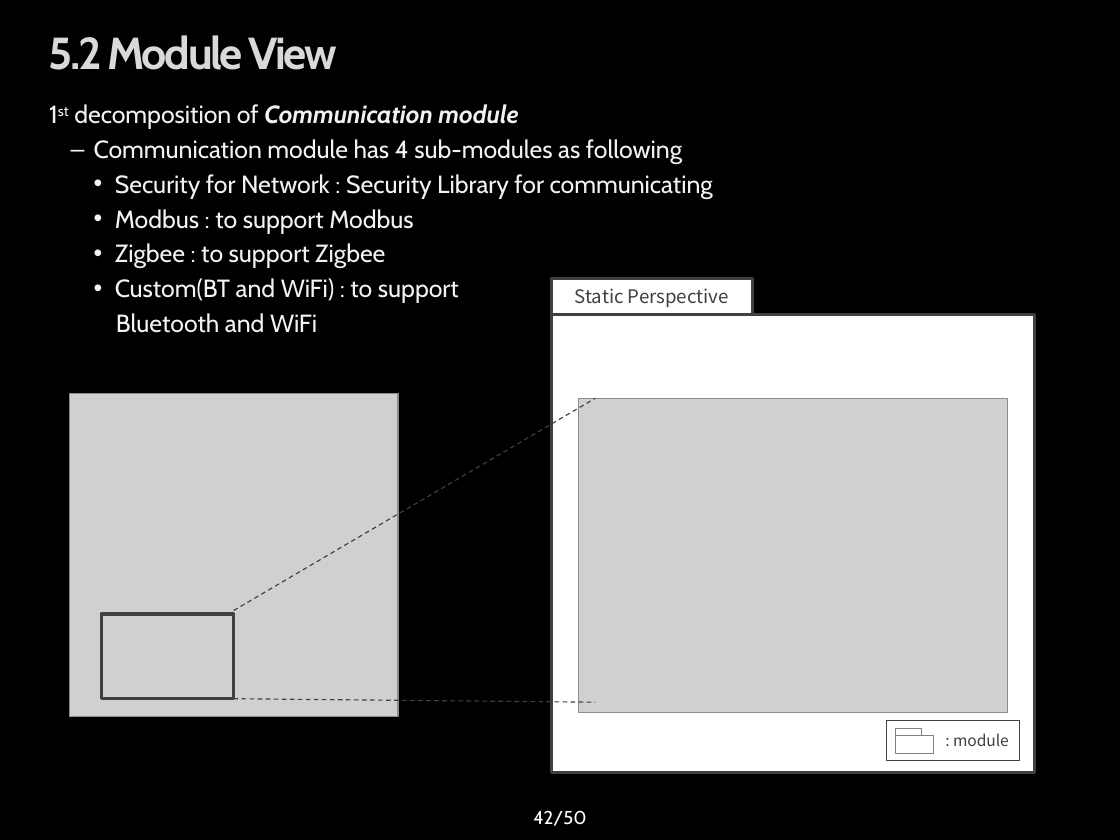
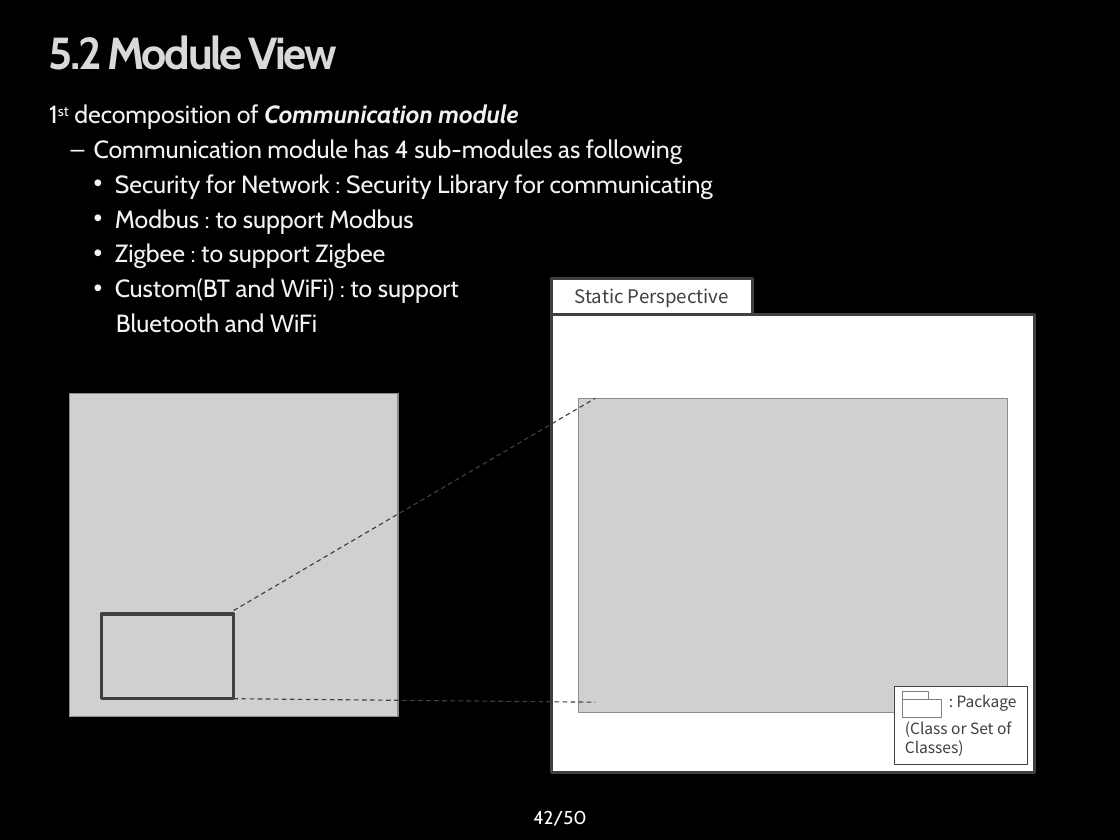
Before and after one commit to youkkwon/smarthome, a slide deck: slide 42 of doc/IoT System Initial Presentation_0609.pptx. Drawn at 1120x840 pixels with LibreOffice and Linux fonts; fonts in the diff are those of the drawing; grey boxes stand for pictures; background and template pictures are left out. Boxes give left, top, right and bottom in pixels: in the first picture for what was removed or moved away, otherwise in the second. Text is boxed around its words. In the diff, an @@ line names an element or a change of style, - is before the commit and + after.

Commit message:
Update notation module to package
From Moduel to Pacakge(Class or Set of Classes)

```diff
--- a/doc/IoT System Initial Presentation_0609.pptx
+++ b/doc/IoT System Initial Presentation_0609.pptx
@@ rectangle added at (x1=894, y1=687, x2=1027, y2=764), fill #FFFFFF, outline #404040 0.5 pt, 10 pt, text #404040 @@
+: Package
@@ rectangle moved from (x1=895, y1=728, x2=921, y2=736) to (x1=903, y1=691, x2=928, y2=699) @@
@@ rectangle moved from (x1=895, y1=736, x2=934, y2=754) to (x1=903, y1=699, x2=942, y2=717) @@
@@ rectangle removed at (x1=886, y1=720, x2=1019, y2=760) @@
-: module
@@ text added at (x1=905, y1=721, x2=1011, y2=756), 10 pt, text #404040 @@
+(Class or Set of
+Classes)
```
Also in this commit, not shown: 6 other slides changed.
